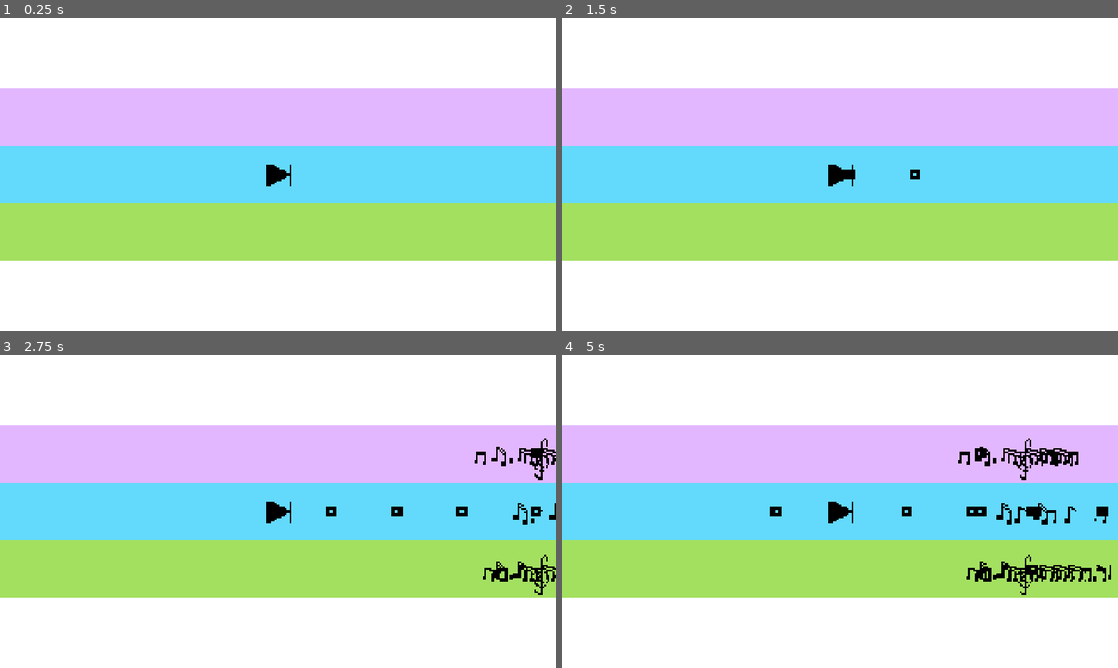
Above: before the commit, frames 1-4 (two rows, left to right).
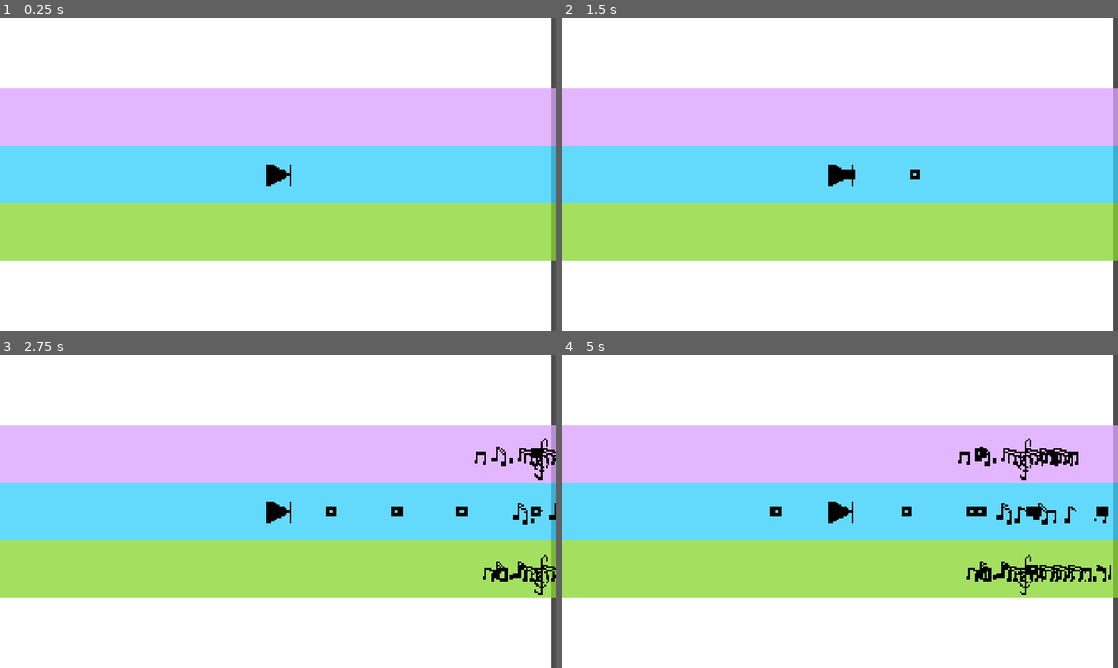
Above: after the commit, the same moments.

Repository: chorwat2137/haven-2026
Game: Godot game, scene res://scenes/main.tscn
Same seed, same stepped clock (60 frames per second), same inputs: the game is played once before the commit and once after it.
Inputs:
- Up to frame 1 (0.25 s): no input
- Up to frame 2 (1.5 s): tap Enter (ui_accept) at 0.5, 0.77 s; hold Right (ui_right) from 0.53 s (still down); tap Space (shoot) at 0.6, 1.35 s
- Up to frame 3 (2.75 s): tap Enter (ui_accept) at 1.52 s; release Right (ui_right) at 2.03 s; hold Left (ui_left) from 2.03 s (still down); tap Space (shoot) at 2.1 s
- Up to frame 4 (5 s): release Left (ui_left) at 2.78 s; hold Right (ui_right) 2.78-4.28 s; tap Space (shoot) at 2.85, 3.6, 4.35 s; tap Enter (ui_accept) at 3.02, 3.77, 4.52 s; hold Left (ui_left) from 4.28 s (still down)

The runs differ from the first frame. In frame 1, 0.9% of the frame differs, in the area x 99-100%, y 0-100%; in frame 2, 0.9%; in frame 3, 0.8%; in frame 4, 0.9%.

Commit message:
Automatic sync

Diff:
--- a/scenes/main.tscn
+++ b/scenes/main.tscn
@@ -49,7 +49,7 @@
 
 [node name="Spectrum" parent="Player/Camera2D2" unique_id=137574055 instance=ExtResource("3_sugp2")]
 z_index = -1
-offset_left = -960.0
+offset_left = -980.0
 offset_top = -540.0
-offset_right = 960.0
+offset_right = 940.0
 offset_bottom = 540.0
